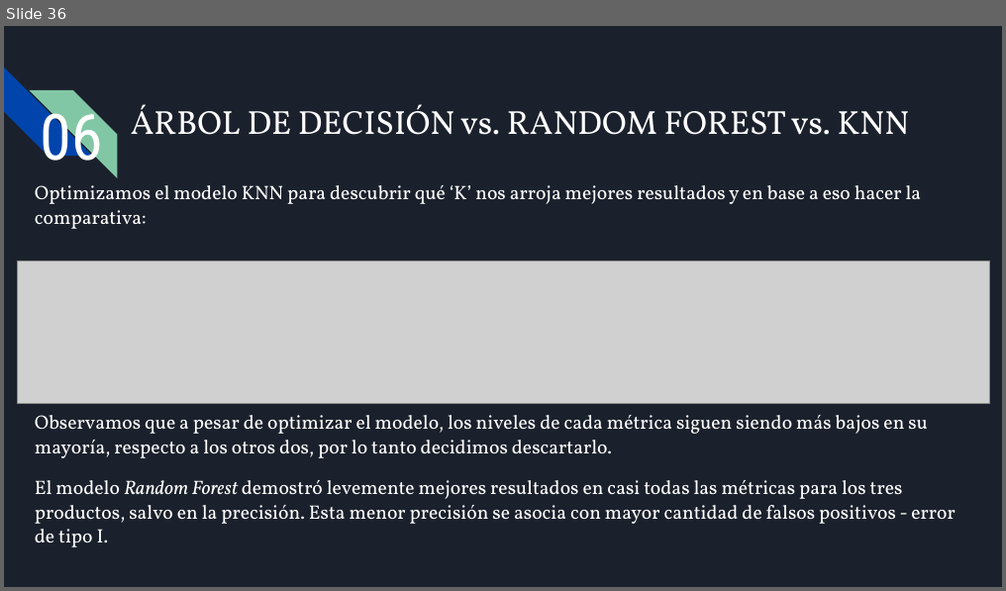
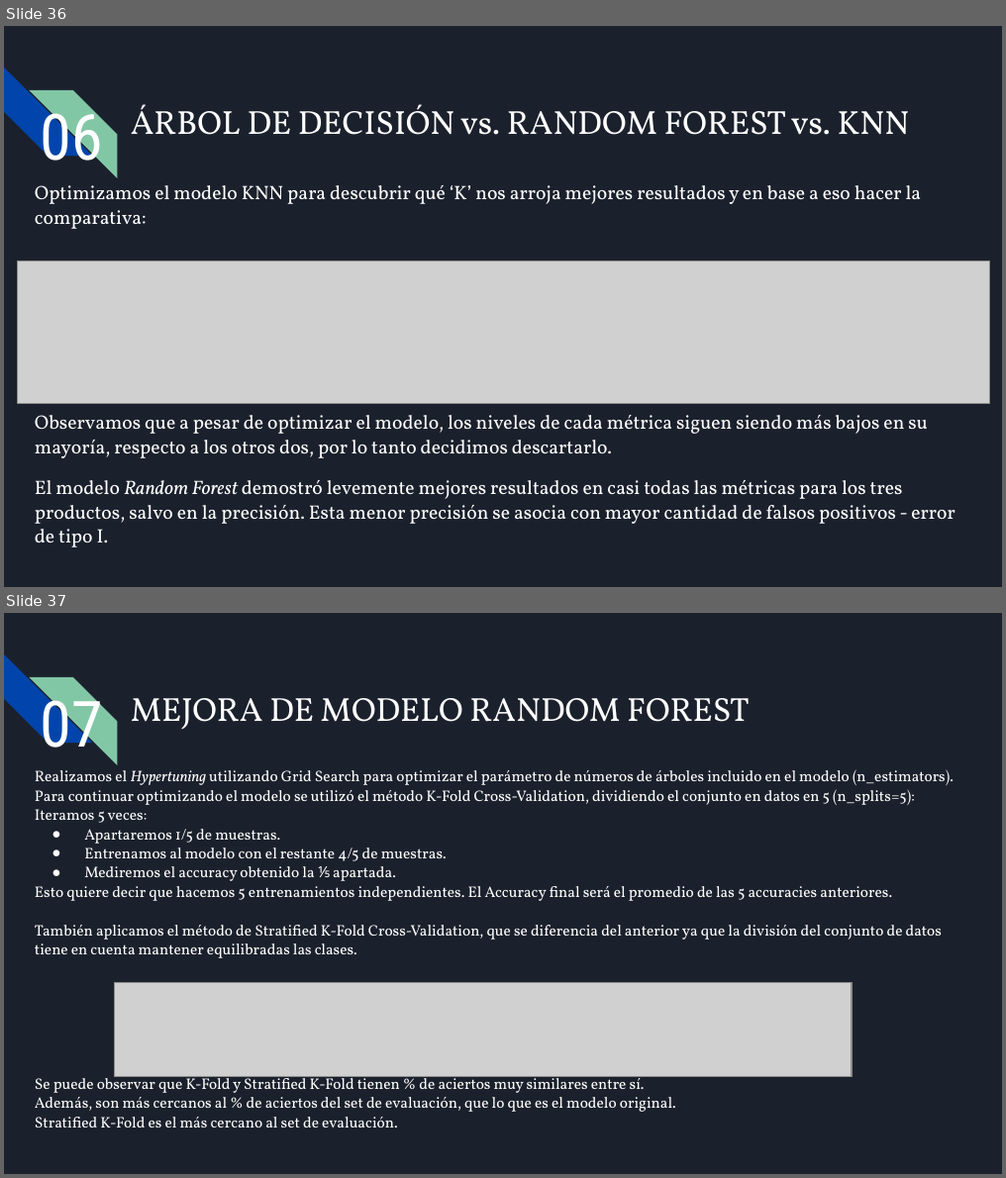
Before and after one commit to Alejo3107/PROYECTO_CH_DS, a slide deck: Presentación ejecutiva.pptx. Shown one above the other, each under a label of ours: slide 36 before the commit, slides 36 and 37 after it. The pictures are 1006x591 and 1006x1178 pixels, drawn with LibreOffice and Linux fonts; fonts in the diff are those of the drawing; grey boxes stand for pictures; background and template pictures are left out. Boxes give left, top, right and bottom in pixels: in the first picture for what was removed or moved away, otherwise in the second. Text is boxed around its words. In the diff, an @@ line names an element or a change of style, - is before the commit and + after.

```diff
--- a/Presentación ejecutiva.pptx
+++ b/Presentación ejecutiva.pptx
@@ slide 37 added at bbox=[4, 613, 1002, 1174], background picture (left out); not listed: 2 template elements that a slide beside it also shows @@
@@ title added at bbox=[40, 688, 103, 762], 46 pt, text #FFFFFF @@
+07
@@ title added at bbox=[131, 698, 749, 729], 24 pt, text #FFFFFF @@
+MEJORA DE MODELO RANDOM FOREST
@@ text added at bbox=[35, 769, 953, 1128], 11 pt, text #FFFFFF @@
+Realizamos el Hypertuning utilizando Grid Search para optimizar el parámetro de números de árboles incluido en el modelo (n_estimators).
+Para continuar optimizando el modelo se utilizó el método K-Fold Cross-Validation, dividiendo el conjunto en datos en 5 (n_splits=5):
+Iteramos 5 veces:
+● Apartaremos 1/5 de muestras.
+● Entrenamos al modelo con el restante 4/5 de muestras.
+● Mediremos el accuracy obtenido la ⅕ apartada.
+Esto quiere decir que hacemos 5 entrenamientos independientes. El Accuracy final será el promedio de las 5 accuracies anteriores.
+También aplicamos el método de Stratified K-Fold Cross-Validation, que se diferencia del anterior ya que la división del conjunto de datos tiene en cuenta mantener equilibradas las clases.
+Se puede observar que K-Fold y Stratified K-Fold tienen % de aciertos muy similares entre sí.
+Además, son más cercanos al % de aciertos del set de evaluación, que lo que es el modelo original.
+Stratified K-Fold es el más cercano al set de evaluación.
@@ picture added at bbox=[115, 982, 852, 1077] @@
```
Also in this commit, not shown: 4 slides changed.
